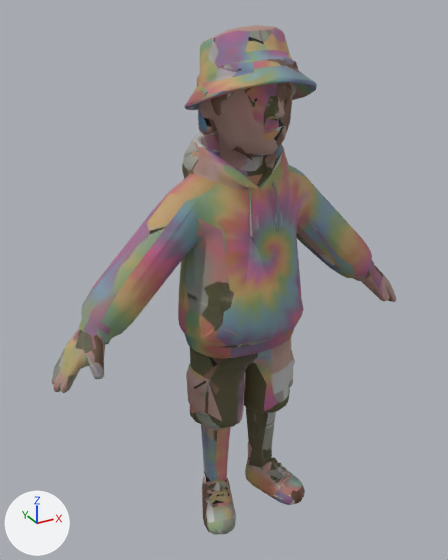
An edit to the glTF model public/models/people/tie-dye-hoodie.glb, drawn before and after from the same camera.
Rendered twice from a camera (50 mm lens) standing at (-0.784, -1.322, 1.396) and looking at (-0.036, 0.038, 0.716). Arrows for +X, +Y and +Z are at lower left; the lights stay in place. The picture after the commit comes second. Where no turn or scale is listed for an object, it has been applied to the vertices. Vertices at exactly the same position are counted once.

Names of what the first picture shows: 'char1.001'.
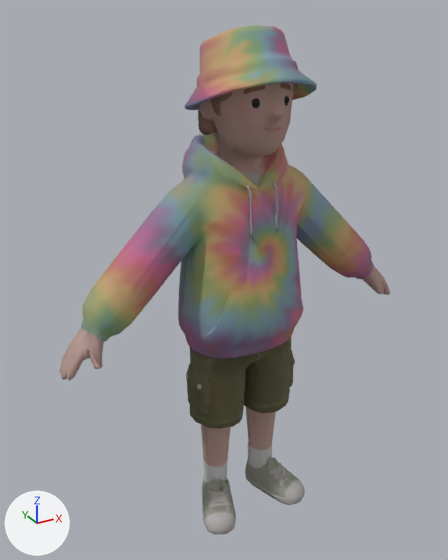
Pixel boxes [x1, y1, x2, y2] of what changed, in the pictures (448 x 560 px; the box of a moved part takes in the faces that stretch with it):
'char1.001', reshaped, surface changed
    before: [51, 25, 396, 534]
    after: [59, 25, 390, 534]
part 1 of me_char1_003, moved or reshaped
    before: [51, 287, 152, 393]
    after: [59, 287, 152, 381]
part 2 of me_char1_003, moved or reshaped
    before: [335, 240, 396, 302]
    after: [338, 240, 390, 295]
part 3 of me_char1_003, surface changed
    before: [51, 25, 396, 534]
    after: [59, 25, 390, 534]

The edits, one by one:
me_char1_003 is used by ob_char1_001; location (0.0, 0.0, 0.0).
me_char1_003 had 2076 vertices, 4156 faces and spanned x -0.534..0.534, y -0.173..0.173, z 0.0..1.36.
me_char1_003 now has 2076 vertices, 4156 faces and spans x -0.512..0.513, y -0.173..0.173, z 0.0..1.36.
me_char1_003 part 1: 169 of 2076 vertices moved; they spanned x -0.534..-0.322, y -0.102..0.068, z 0.55..0.741 and now span x -0.512..-0.323, y -0.083..0.068, z 0.576..0.74; mean shift (0.009, 0.003, 0.011); largest move (-0.531, -0.025, 0.552) -> (-0.51, -0.019, 0.577).
me_char1_003 part 2: 163 of 2076 vertices moved; they spanned x 0.338..0.534, y -0.102..0.062, z 0.55..0.749 and now span x 0.339..0.513, y -0.083..0.061, z 0.576..0.748; mean shift (-0.008, 0.003, 0.012); largest move (0.531, -0.027, 0.553) -> (0.511, -0.022, 0.578).
me_char1_003 part 3: texture (UV) coordinates of 3898 of 4156 faces, centred in x -0.533..0.532, y -0.171..0.172, z 0.001..1.359, changed; they spanned u 0.01..0.99, v 0.01..0.99 and now span u 0.01..0.99, v 0.01..0.99.
